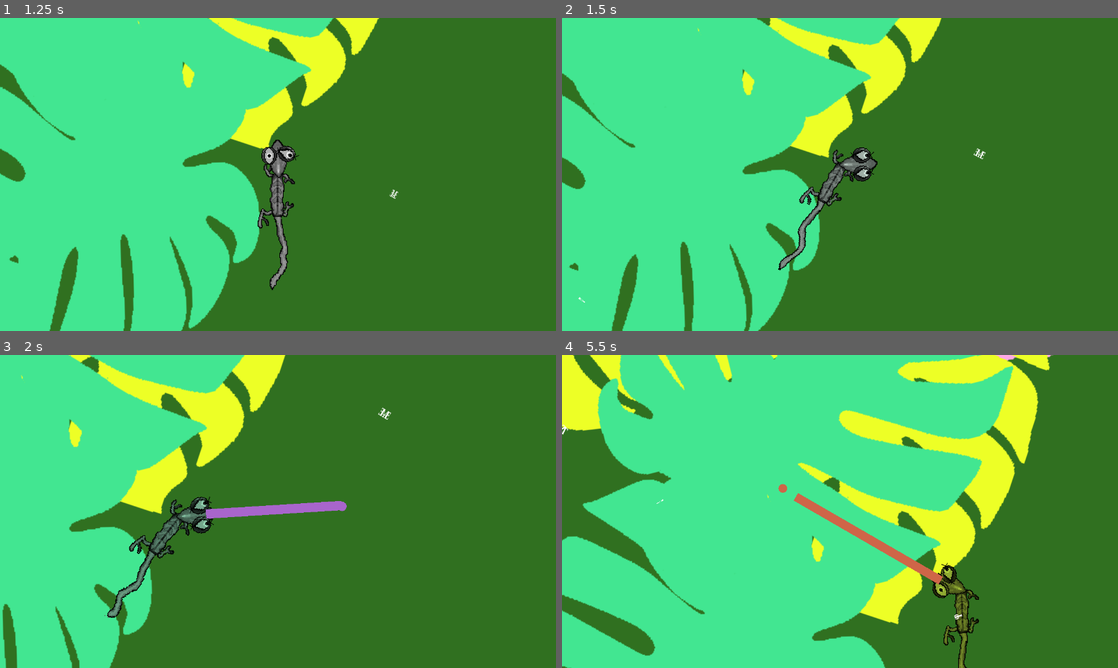
Above: before the commit, frames 1-4 (two rows, left to right).
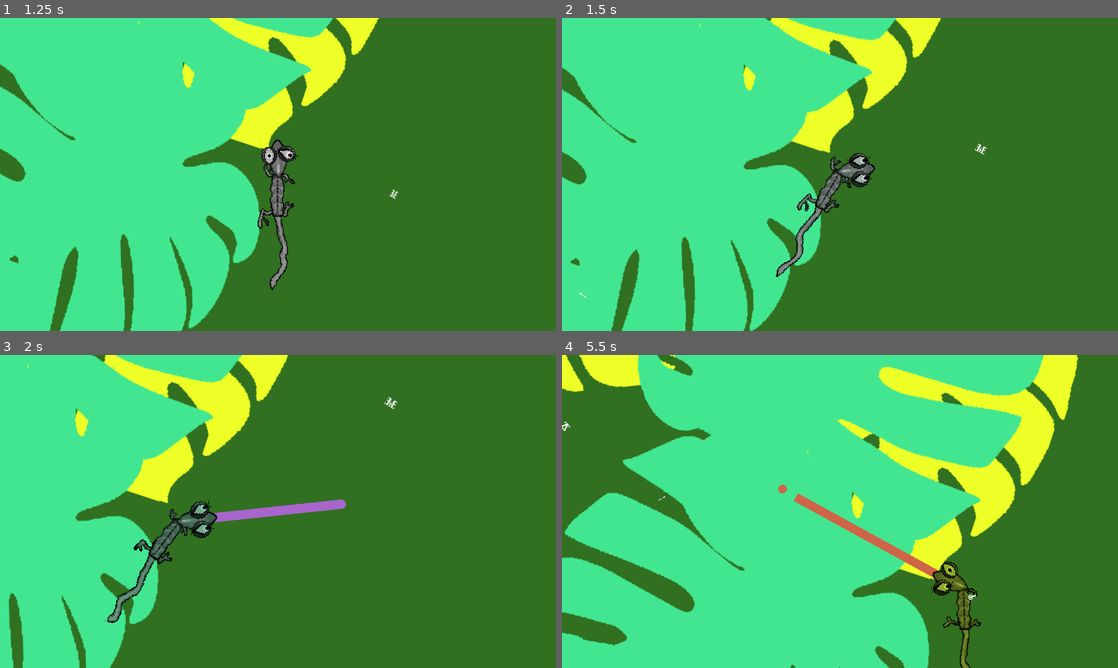
Above: after the commit, the same moments.

Repository: bjornarprytz/mask
Game: Godot game, scene res://entry.tscn
The game is run twice, just before and just after one commit, with the same random seed, the same clock (stepped at 60 frames per second) and the same inputs.
Inputs (mouse positions are in pixels of both pictures, inside the frame that each line leads up to):
- Up to frame 1 (1.25 s): click "Start" at 0.5 s
- Up to frame 2 (1.5 s): move the mouse to (962, 158) at 1.27 s; hold Right (ui_right) from 1.28 s (still down); hold Space (chamele) from 1.28 s (still down)
- Up to frame 3 (2 s): keep holding Right (ui_right); keep holding Space (chamele); click (400, 495) at 1.55 s
- Up to frame 4 (5.5 s): move the mouse to (728, 527) at 2.02 s; release Right (ui_right) at 2.03 s; release Space (chamele) at 2.03 s; hold Down (ui_down) 2.03-2.78 s; click (728, 527) at 2.1 s; tap Space (chamele) at 2.3, 3.8, 5.3 s; move the mouse to (895, 442) at 2.77 s; hold Right (ui_right) 2.78-3.53 s; hold Space (chamele) 2.78-3.53 s; click (895, 442) at 3.05 s; move the mouse to (812, 574) at 3.52 s; hold Up (ui_up) 3.53-4.28 s; click (812, 574) at 3.6 s; move the mouse to (1006, 558) at 4.27 s; hold Space (chamele) 4.28-5.03 s; hold Left (ui_left) from 4.28 s (still down); click (1006, 558) at 4.55 s; move the mouse to (673, 464) at 5.02 s; click (673, 464) at 5.1 s

Frame 1 is identical in both runs. In frame 2, 5.3% of the frame differs, in the area x 0-77%, y 0-100%; in frame 3, 8.9%; in frame 4, 26%, in the area x 0-93%, y 0-100%.

Commit message:
wip everything

Diff:
--- a/src/chameleonardo/chameleonardo.gd
+++ b/src/chameleonardo/chameleonardo.gd
@@ -1,7 +1,9 @@
 class_name Chameleonardo
 extends Node2D
 
-@export var move_speed: float = 100.0
+@export var body_frame_count: int = 11
+
+@export var move_speed: float = 30.0
 @export var rotation_speed: float = 2.0
 
 @onready var body: AnimatedSprite2D = %Body
@@ -11,54 +13,61 @@
 var shoot_action: Shoot = null
 var is_shooting: bool = false
 
+var movement_distance = 0.0
+
 var color_tween: Tween
 
 func _process(delta: float) -> void:
-	if (not is_shooting):
-		_move_body(delta)
-	_move_head(delta)
+    if (not is_shooting):
+        _move_body(delta)
+    _move_head(delta)
 
 func _input(event: InputEvent) -> void:
-	if event.is_action_pressed("shoot"):
-		if (is_shooting): # Acts as a cooldown
-			return
-		is_shooting = true
-		shoot_action = Create.shoot()
-		tongue_anchor.add_child(shoot_action)
-	if event.is_action_released("shoot"):
-		if (is_shooting == false):
-			return
-		shoot_action.fire()
-		await shoot_action.finished
-		is_shooting = false
-	if event.is_action_pressed("chamele"):
-		_chamele()
+    if event.is_action_pressed("shoot"):
+        if (is_shooting): # Acts as a cooldown
+            return
+        is_shooting = true
+        shoot_action = Create.shoot()
+        tongue_anchor.add_child(shoot_action)
+    if event.is_action_released("shoot"):
+        if (is_shooting == false):
+            return
+        shoot_action.fire()
+        await shoot_action.finished
+        is_shooting = false
+    if event.is_action_pressed("chamele"):
+        _chamele()
 
 func _chamele():
-	# TODO: Check the color of the (sprite) underneath
-	var color = Palette.colors.pick_random()
+    # TODO: Check the color of the (sprite) underneath
+    var color = Palette.colors.pick_random()
 
-	color_tween = create_tween()
-	color_tween.tween_property(self, "modulate", color, 1.5)
+    color_tween = create_tween()
+    color_tween.tween_property(self , "modulate", color, 1.5)
 
 
 func _move_body(delta: float) -> void:
-	var input_vector = Input.get_vector("ui_left", "ui_right", "ui_up", "ui_down", .1)
+    var input_vector = Input.get_vector("ui_left", "ui_right", "ui_up", "ui_down", .1)
 
-	if input_vector != Vector2.ZERO:
-		# Rotate towards the input direction
-		var target_angle = input_vector.angle()
-		rotation = lerp_angle(rotation, target_angle, rotation_speed * delta)
+    if input_vector != Vector2.ZERO:
+        # Rotate towards the input direction
+        var target_angle = input_vector.angle()
+        rotation = lerp_angle(rotation, target_angle, rotation_speed * delta)
 
-		# Move forward based on current rotation
-		var forward = Vector2.RIGHT.rotated(rotation)
-		position += forward * input_vector.length() * move_speed * delta
+        # Move forward based on current rotation
+        var forward = Vector2.RIGHT.rotated(rotation)
+        var distance = input_vector.length() * move_speed * delta
+        position += forward * distance
+
+        movement_distance += distance
+
+        body.frame = int(movement_distance / 8) % body_frame_count
 
 
 func _move_head(_delta: float) -> void:
-	var aim_vector = Controls.get_aim(head.global_position)
+    var aim_vector = Controls.get_aim(head.global_position)
 
-	if aim_vector != Vector2.ZERO:
-		head.global_rotation = aim_vector.angle()
-	else:
-		head.rotation = lerp_angle(head.rotation, 0.0, 0.1)
+    if aim_vector != Vector2.ZERO:
+        head.global_rotation = aim_vector.angle()
+    else:
+        head.rotation = lerp_angle(head.rotation, 0.0, 0.1)
--- a/src/chameleonardo/chameleonardo.tscn
+++ b/src/chameleonardo/chameleonardo.tscn
@@ -148,6 +148,7 @@
 
 [node name="TongueAnchor" type="Node2D" parent="Head"]
 unique_name_in_owner = true
+show_behind_parent = true
 position = Vector2(27, 0)
 
 [node name="Tail" type="AnimatedSprite2D" parent="."]
Not shown, changed: readme.md
